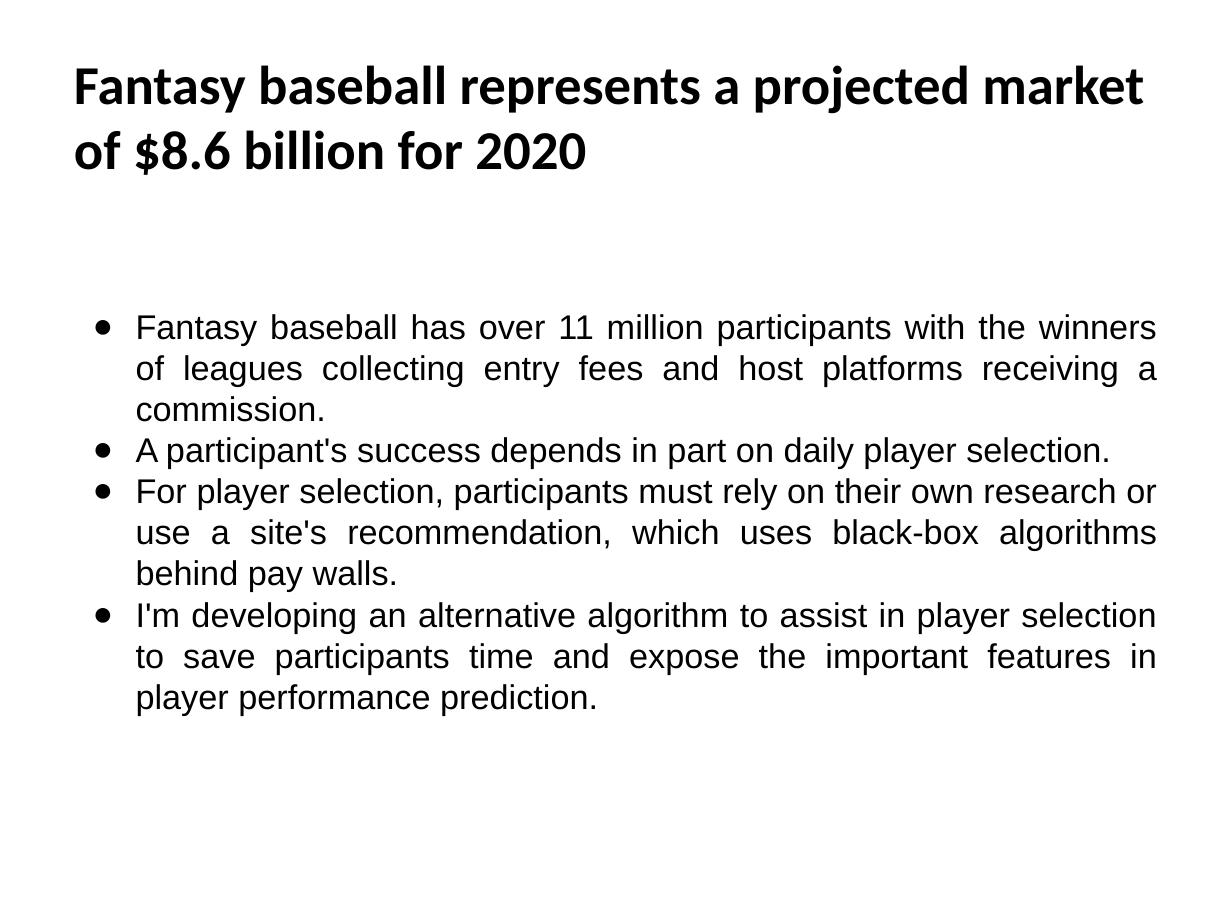
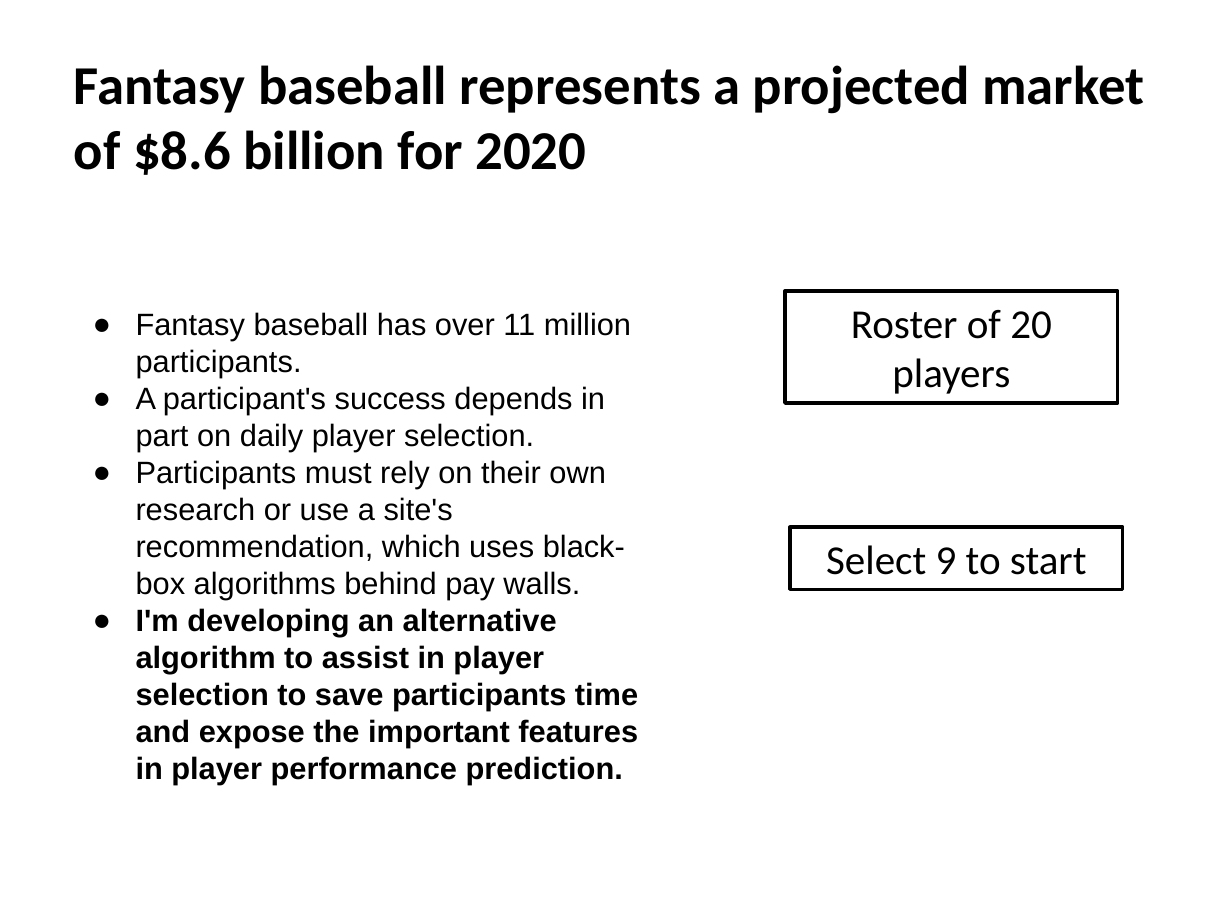
Before and after one commit to benslack19/baseball_player_selector, a slide deck: slide 3 of insight_baseball_notes/BL_baseball_notes.pptx. Drawn at 1232x924 pixels with LibreOffice and Linux fonts; fonts in the diff are those of the drawing. Boxes give left, top, right and bottom in pixels: in the first picture for what was removed or moved away, otherwise in the second. Text is boxed around its words. In the diff, an @@ line names an element or a change of style, - is before the commit and + after.

```diff
--- a/insight_baseball_notes/BL_baseball_notes.pptx
+++ b/insight_baseball_notes/BL_baseball_notes.pptx
@@ rectangle added at box(785, 291, 1117, 403), fill #FFFFFF, outline #000000 2 pt, 24 pt, text #000000 @@
+Roster of 20 players
@@ text at box(136, 312, 631, 378): text changed; size 20 to 18 pt @@
-● Fantasy baseball has over 11 million participants with the winners of leagues collecting entry fees and host platforms receiving a commission.
+● Fantasy baseball has over 11 million participants.
@@ text at box(136, 386, 638, 785): size 20 to 18 pt in "A participant's success depends in part on ...", "I'm developing an alternative algorithm to assist ..."; bold on in "I'm developing an alternative algorithm to assist ..."; alignment justified to left @@
@@ text at box(136, 460, 625, 600): text changed; size 20 to 18 pt @@
-● For player selection, participants must rely on their own research or use a site's recommendation, which uses black-box algorithms behind pay walls.
+● Participants must rely on their own research or use a site's recommendation, which uses black-box algorithms behind pay walls.
@@ rectangle added at box(790, 527, 1122, 589), fill #FFFFFF, outline #000000 2 pt, 24 pt, text #000000 @@
+Select 9 to start
```
Also in this commit, not shown: 5 other slides changed, 24 slides added, 2 slides removed, 2 other files.
